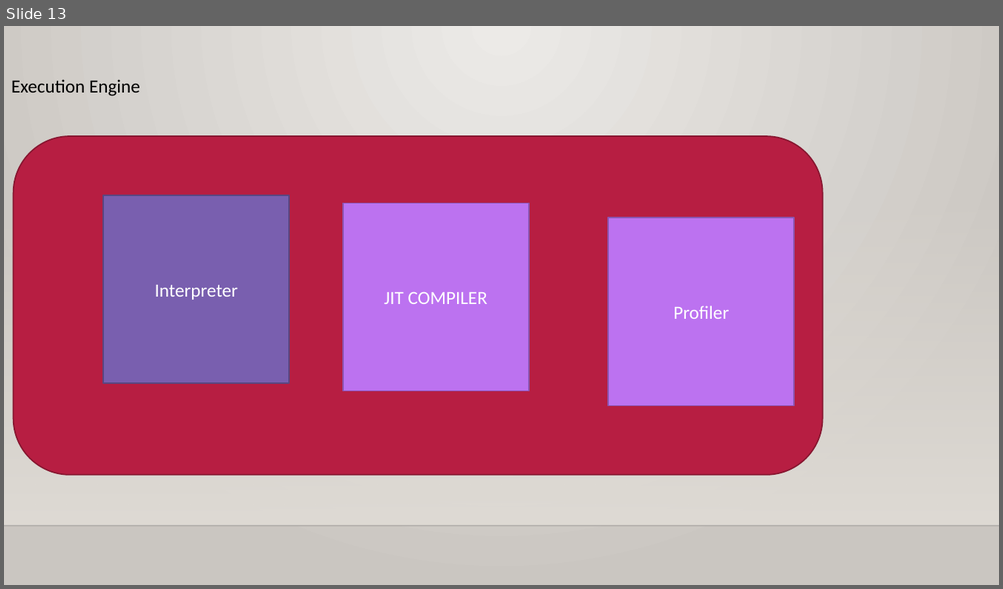
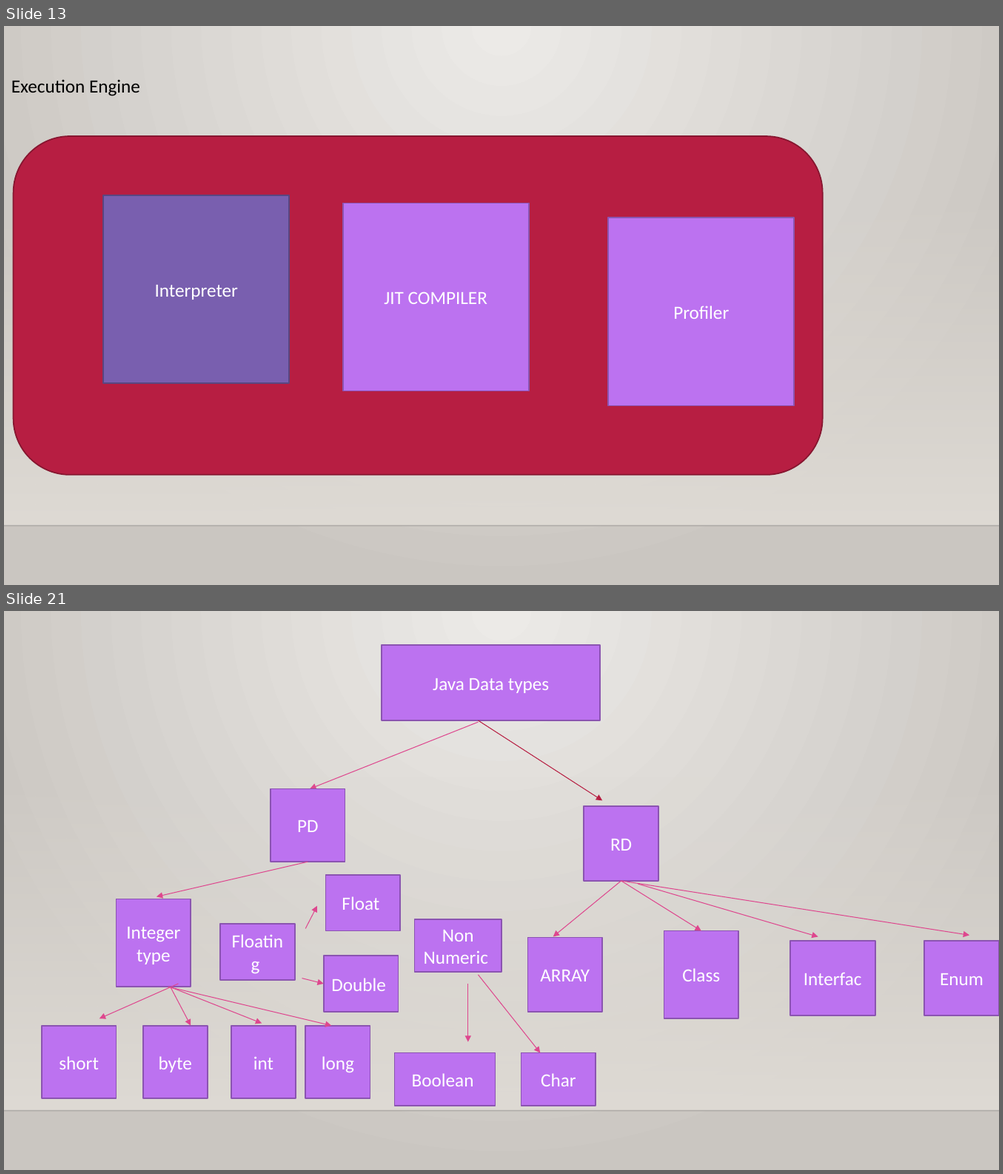
Before and after one commit to vamsisandeep143/javabatch, a slide deck: Core Java training.pptx. Shown one above the other, each under a label of ours: slide 13 before the commit, slides 13 and 21 after it; the slides between them are not shown. The pictures are 1003x589 and 1003x1174 pixels, drawn with LibreOffice and Linux fonts; fonts in the diff are those of the drawing; background and template pictures are left out. Boxes give left, top, right and bottom in pixels: in the first picture for what was removed or moved away, otherwise in the second. Text is boxed around its words. In the diff, an @@ line names an element or a change of style, - is before the commit and + after.

```diff
--- a/Core Java training.pptx
+++ b/Core Java training.pptx
@@ slide 21 added at (4,611,999,1170), background gradient #ECEAE7 to #CAC7C1; not listed: 2 template elements that a slide beside it also shows @@
@@ rectangle added at (381,645,600,721), fill #BC72F0, outline #8B54B2 1.25 pt, 18 pt, text #FFFFFF @@
+Java Data types
@@ arrow added from (478, 721) to (603, 800), #B71E42 0.75 pt @@
@@ arrow added from (478, 722) to (310, 789), #DE478E 0.75 pt @@
@@ rectangle added at (270,789,345,863), fill #BC72F0, outline #8B54B2 1.25 pt, 18 pt, text #FFFFFF @@
+PD
@@ rectangle added at (583,806,658,881), fill #BC72F0, outline #8B54B2 1.25 pt, 18 pt, text #FFFFFF @@
+RD
@@ arrow added from (307, 862) to (156, 897), #DE478E 0.75 pt @@
@@ rectangle added at (326,875,400,931), fill #BC72F0, outline #8B54B2 1.25 pt, 18 pt, text #FFFFFF @@
+Float
@@ rectangle added at (116,899,190,987), fill #BC72F0, outline #8B54B2 1.25 pt, 18 pt, text #FFFFFF @@
+Integer type
@@ arrow added from (621, 881) to (553, 937), #DE478E 0.75 pt @@
@@ arrow added from (621, 881) to (701, 931), #DE478E 0.75 pt @@
@@ arrow added from (621, 881) to (970, 936), #DE478E 0.75 pt @@
@@ arrow added from (638, 884) to (818, 937), #DE478E 0.75 pt @@
@@ arrow added from (305, 929) to (317, 906), #DE478E 0.75 pt @@
@@ rectangle added at (415,920,502,973), fill #BC72F0, outline #8B54B2 1.25 pt, 18 pt, text #FFFFFF @@
+Non Numeric
@@ rectangle added at (220,924,295,980), fill #BC72F0, outline #8B54B2 1.25 pt, 18 pt, text #FFFFFF @@
+Floating
@@ rectangle added at (528,938,603,1012), fill #BC72F0, outline #8B54B2 1.25 pt, 18 pt, text #FFFFFF @@
+ARRAY
@@ rectangle added at (663,931,738,1019), fill #BC72F0, outline #8B54B2 1.25 pt, 18 pt, text #FFFFFF @@
+Class
@@ rectangle added at (790,942,875,1016), fill #BC72F0, outline #8B54B2 1.25 pt, 18 pt, text #FFFFFF @@
+Interfac
@@ rectangle added at (924,942,999,1016), fill #BC72F0, outline #8B54B2 1.25 pt, 18 pt, text #FFFFFF @@
+Enum
@@ rectangle added at (324,956,398,1011), fill #BC72F0, outline #8B54B2 1.25 pt, 18 pt, text #FFFFFF @@
+Double
@@ arrow added from (179, 984) to (99, 1019), #DE478E 0.75 pt @@
@@ arrow added from (168, 987) to (332, 1026), #DE478E 0.75 pt @@
@@ arrow added from (170, 987) to (262, 1024), #DE478E 0.75 pt @@
@@ arrow added from (170, 987) to (190, 1026), #DE478E 0.75 pt @@
@@ arrow added from (301, 979) to (324, 984), #DE478E 0.75 pt @@
@@ arrow added from (468, 984) to (468, 1042), #DE478E 0.75 pt @@
@@ arrow added from (478, 975) to (540, 1054), #DE478E 0.75 pt @@
@@ rectangle added at (41,1026,116,1099), fill #BC72F0, outline #8B54B2 1.25 pt, 18 pt, text #FFFFFF @@
+short
@@ rectangle added at (143,1026,208,1099), fill #BC72F0, outline #8B54B2 1.25 pt, 18 pt, text #FFFFFF @@
+byte
@@ rectangle added at (231,1026,296,1099), fill #BC72F0, outline #8B54B2 1.25 pt, 18 pt, text #FFFFFF @@
+int
@@ rectangle added at (305,1026,370,1099), fill #BC72F0, outline #8B54B2 1.25 pt, 18 pt, text #FFFFFF @@
+long
@@ rectangle added at (394,1054,495,1106), fill #BC72F0, outline #8B54B2 1.25 pt, 18 pt, text #FFFFFF @@
+Boolean
@@ rectangle added at (521,1054,596,1106), fill #BC72F0, outline #8B54B2 1.25 pt, 18 pt, text #FFFFFF @@
+Char
```
Also in this commit, not shown: 3 slides changed, 30 other slides added, 9 slides removed.
